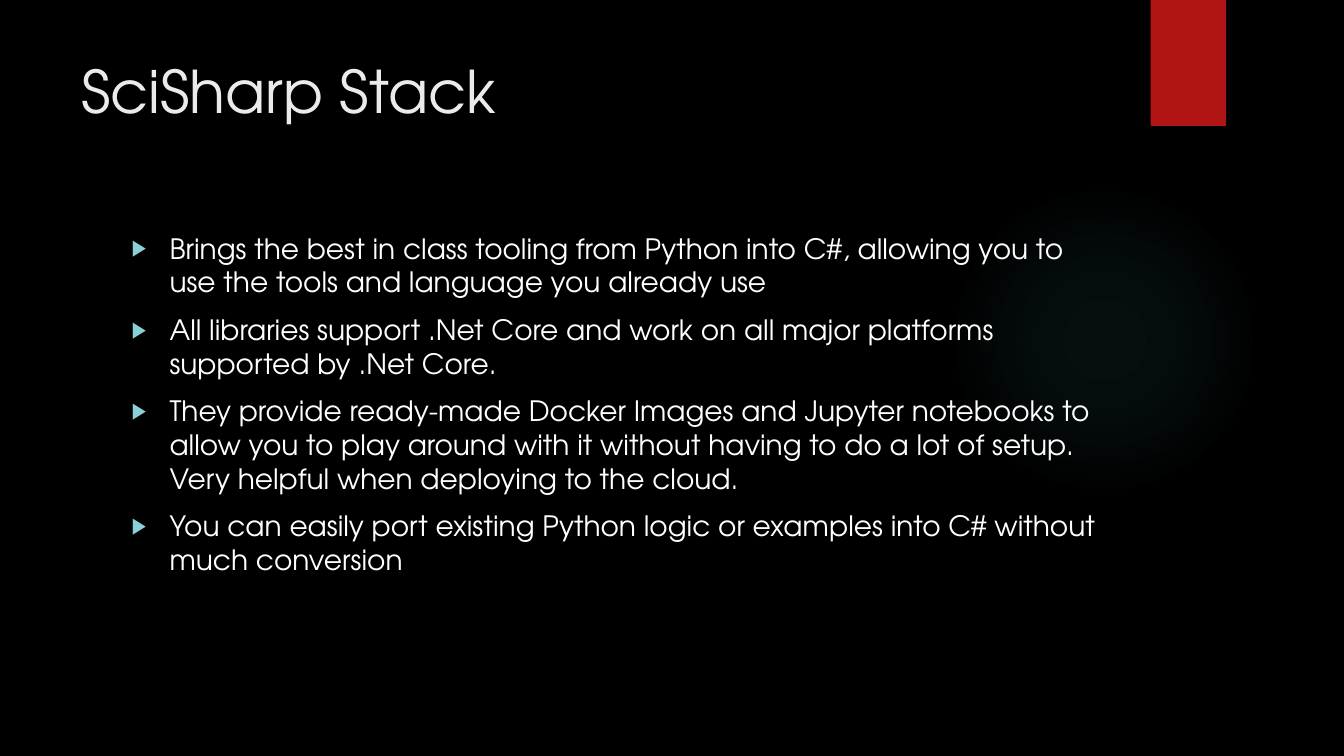
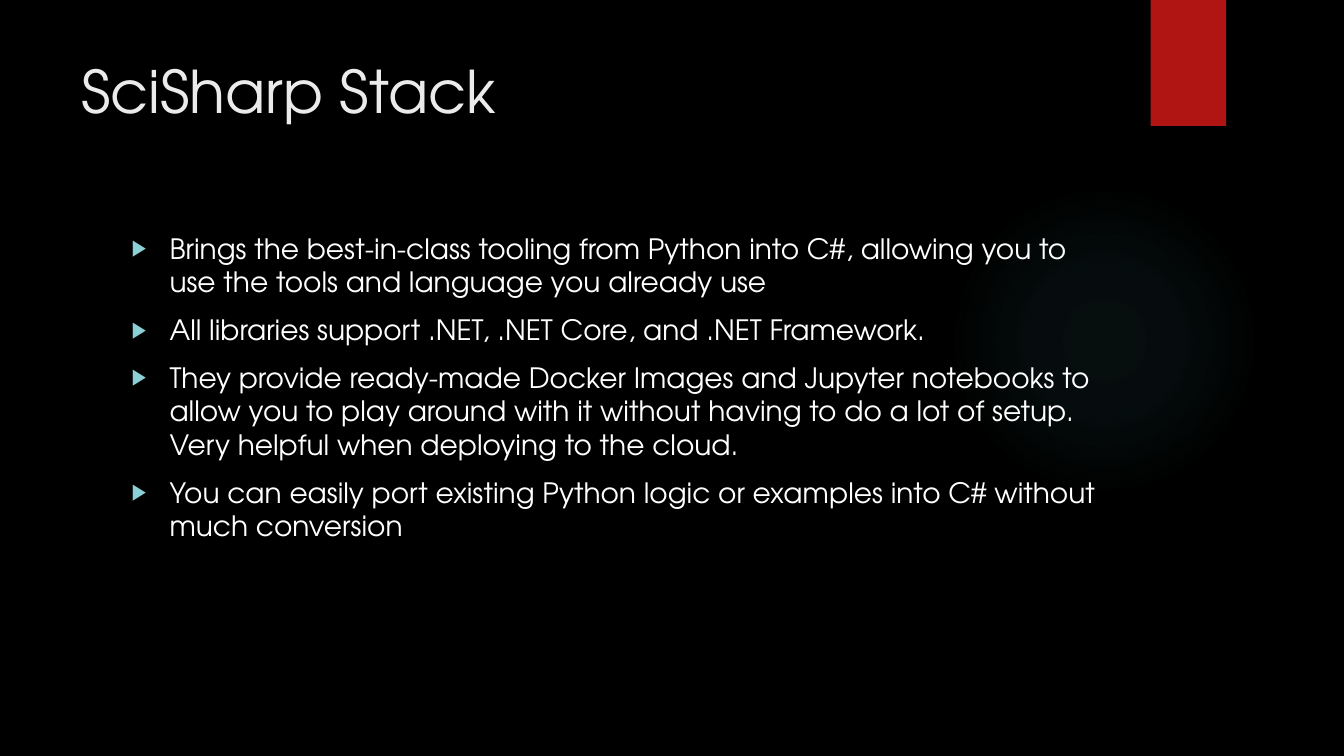
Before and after one commit to korz/ml-in-csharp, a slide deck: slide 18 of Slides.pptx (slide 7 before the commit). Drawn at 1344x756 pixels with LibreOffice and Linux fonts; fonts in the diff are those of the drawing; background and template pictures are left out. Boxes give left, top, right and bottom in pixels: in the first picture for what was removed or moved away, otherwise in the second. Text is boxed around its words. In the diff, an @@ line names an element or a change of style, - is before the commit and + after.

```diff
--- a/Slides.pptx
+++ b/Slides.pptx
@@ text at [170,238,1066,346]: text changed @@
-▶ Brings the best in class tooling from Python into C#, allowing you to use the tools and language you already use
-▶ All libraries support .Net Core and work on all major platforms supported by .Net Core.
+▶ Brings the best-in-class tooling from Python into C#, allowing you to use the tools and language you already use
+▶ All libraries support .NET, .NET Core, and .NET Framework.
```
Also in this commit, not shown: 18 other slides changed, 16 slides added, 9 slides removed, 4 other files.
